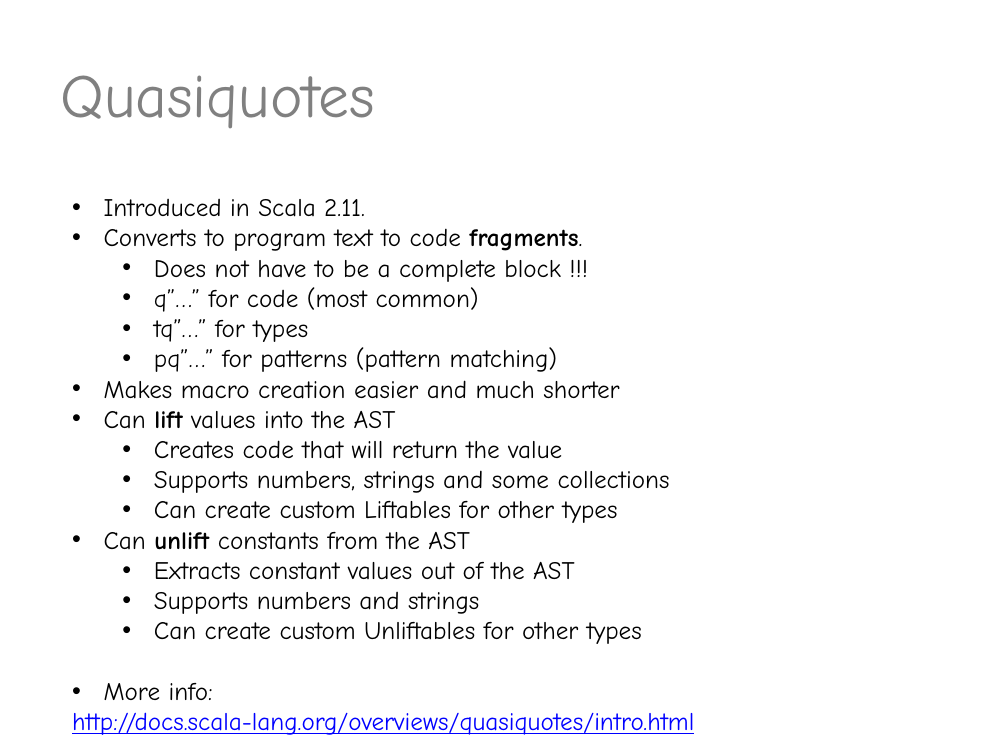
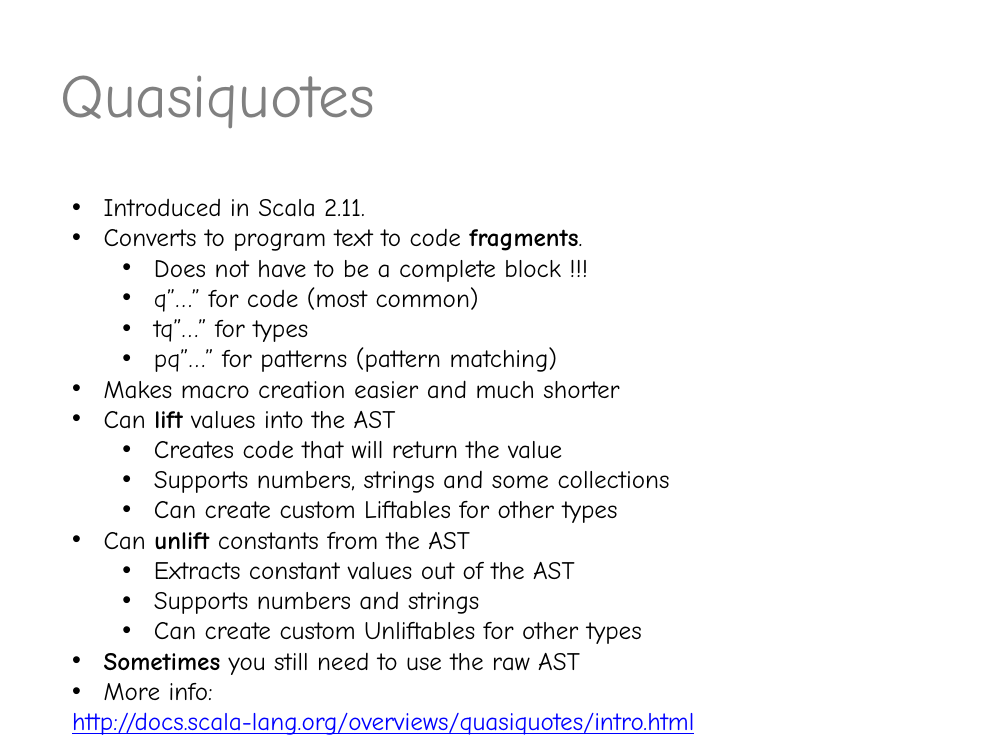
Before and after one commit to valdisxp1/scala-metaprograming-fun, a slide deck: slide 7 of Scala_metaprogramming.pptx. Drawn at 1008x756 pixels with LibreOffice and Linux fonts; fonts in the diff are those of the drawing. Boxes give left, top, right and bottom in pixels: in the first picture for what was removed or moved away, otherwise in the second. Text is boxed around its words. In the diff, an @@ line names an element or a change of style, - is before the commit and + after.

```diff
--- a/Scala_metaprogramming.pptx
+++ b/Scala_metaprogramming.pptx
@@ text at [104,652,580,675]: paragraph added @@
+• Sometimes you still need to use the raw AST
```
Also in this commit, not shown: 5 other slides changed.
